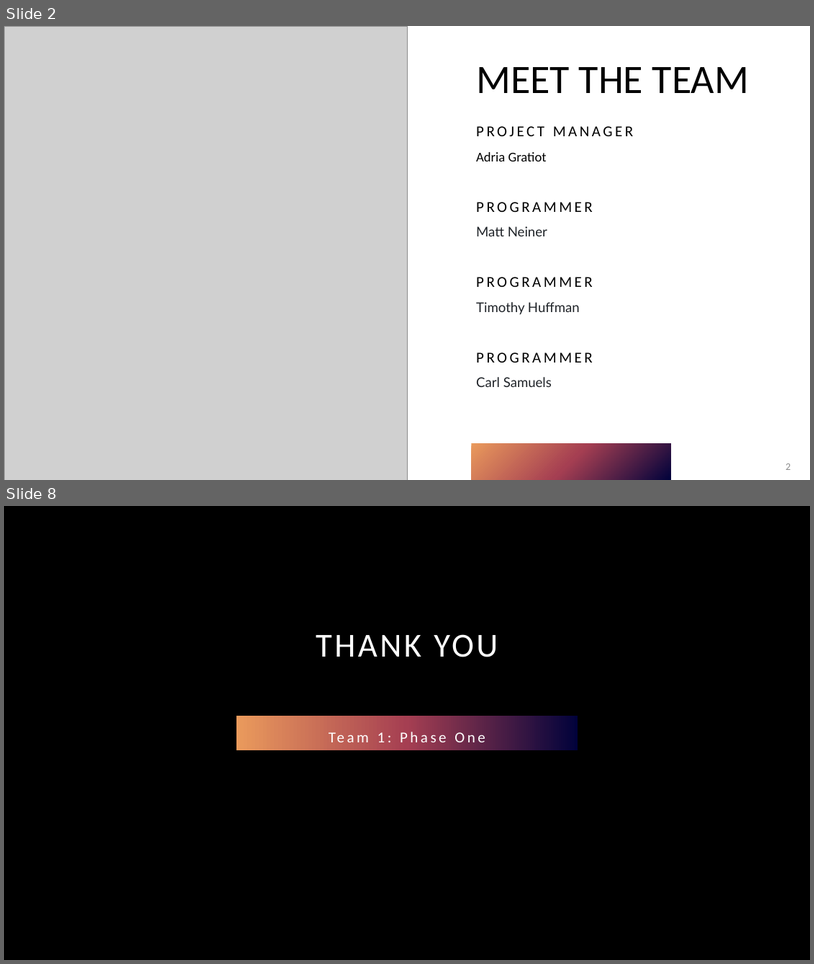
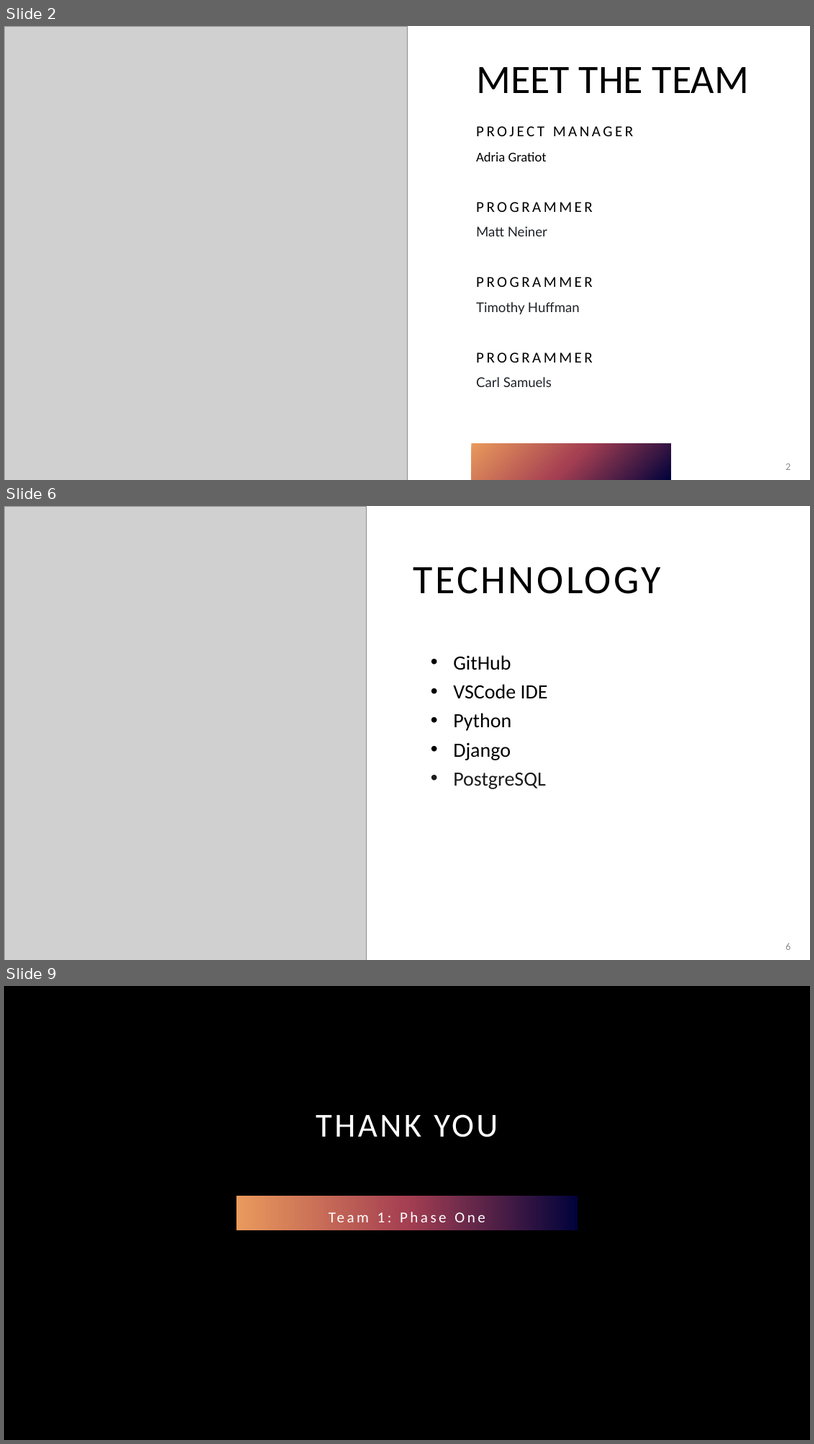
Before and after one commit to adriaonline/CPT200SP24-Team1, a slide deck: Phase 1 - Presentation.pptx. Shown one above the other, each under a label of ours: slides 2 and 8 before the commit, slides 2, 6 and 9 after it; the slides between them are not shown. The pictures are 814x964 and 814x1444 pixels, drawn with LibreOffice and Linux fonts; fonts in the diff are those of the drawing; grey boxes stand for pictures; background and template pictures are left out. Boxes give left, top, right and bottom in pixels: in the first picture for what was removed or moved away, otherwise in the second. Text is boxed around its words. In the diff, an @@ line names an element or a change of style, - is before the commit and + after.

```diff
--- a/Phase 1 - Presentation.pptx
+++ b/Phase 1 - Presentation.pptx
@@ slide 6 added at bbox=[4, 506, 810, 960], background #FFFFFF @@
@@ picture added at bbox=[4, 506, 366, 960] @@
@@ title added at bbox=[413, 566, 661, 594], 48 pt, text #000000 @@
+TECHNOLOGY
@@ text added at bbox=[453, 655, 548, 789], 24 pt, text #000000 @@
+• GitHub
+• VSCode IDE
+• Python
+• Django
+• PostgreSQL
@@ page number added at bbox=[786, 942, 791, 950], 12 pt, text #8C8C8C @@
+6
@@ what was slide 8 is now slide 9 @@
```
Also in this commit, not shown: 4 slides changed, 1 other slide added, 1 slide removed, 2 other files.
